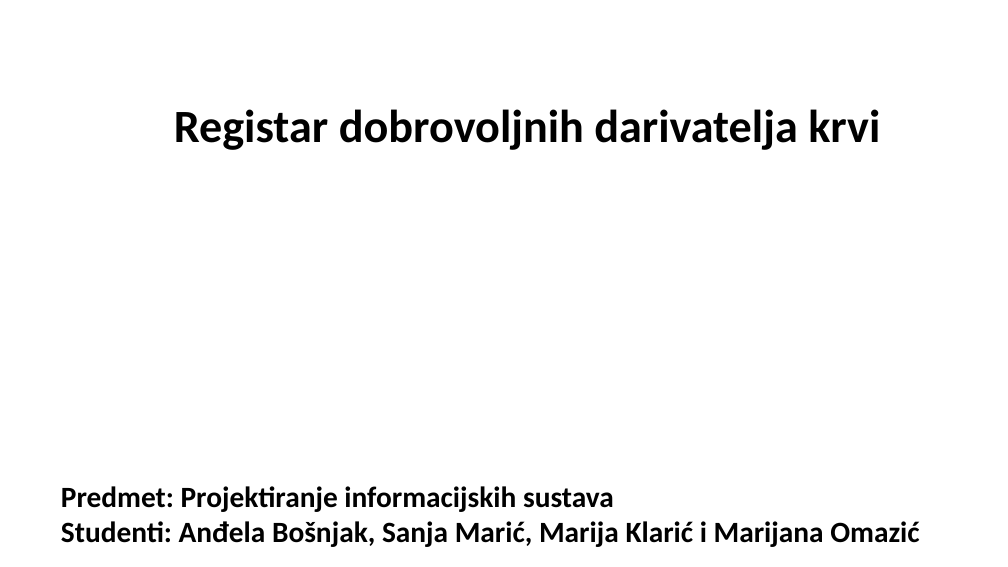
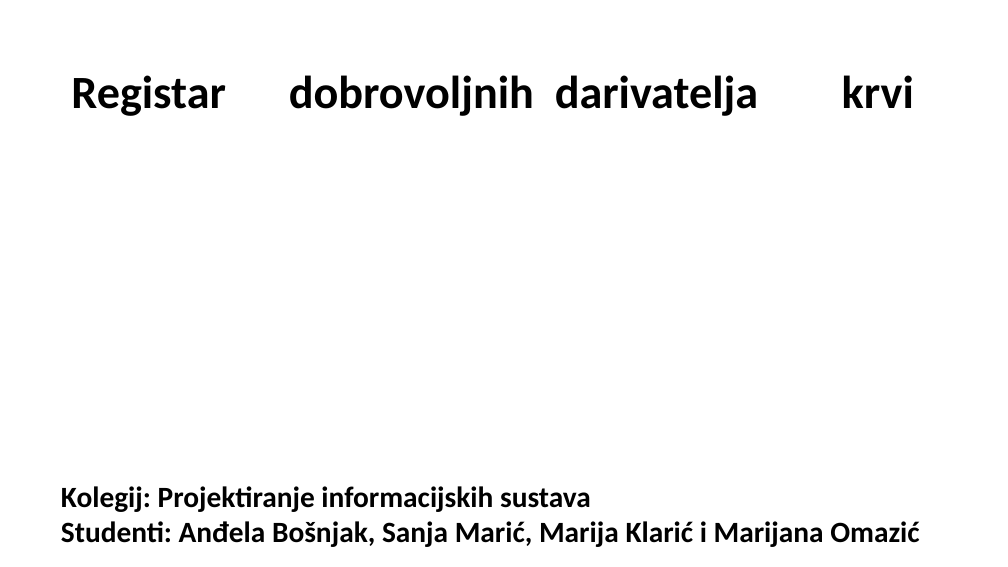
Before and after one commit to MarijanaOmazic/Prezentacija, a slide deck: slide 1 of Blood_register.pptx. Drawn at 1008x567 pixels with LibreOffice and Linux fonts; fonts in the diff are those of the drawing; background and template pictures are left out. Boxes give left, top, right and bottom in pixels: in the first picture for what was removed or moved away, otherwise in the second. Text is boxed around its words. In the diff, an @@ line names an element or a change of style, - is before the commit and + after.

```diff
--- a/Blood_register.pptx
+++ b/Blood_register.pptx
@@ text "Registar dobrovoljnih darivatelja krvi" rewrapped from <box>174,109,880,150</box> to <box>71,75,914,116</box> @@
@@ text at <box>61,486,591,512</box>: text changed @@
-Predmet: Projektiranje informacijskih sustava
+Kolegij: Projektiranje informacijskih sustava
```
Also in this commit, not shown: 12 other slides changed, 9 slides added, 1 slide removed.
